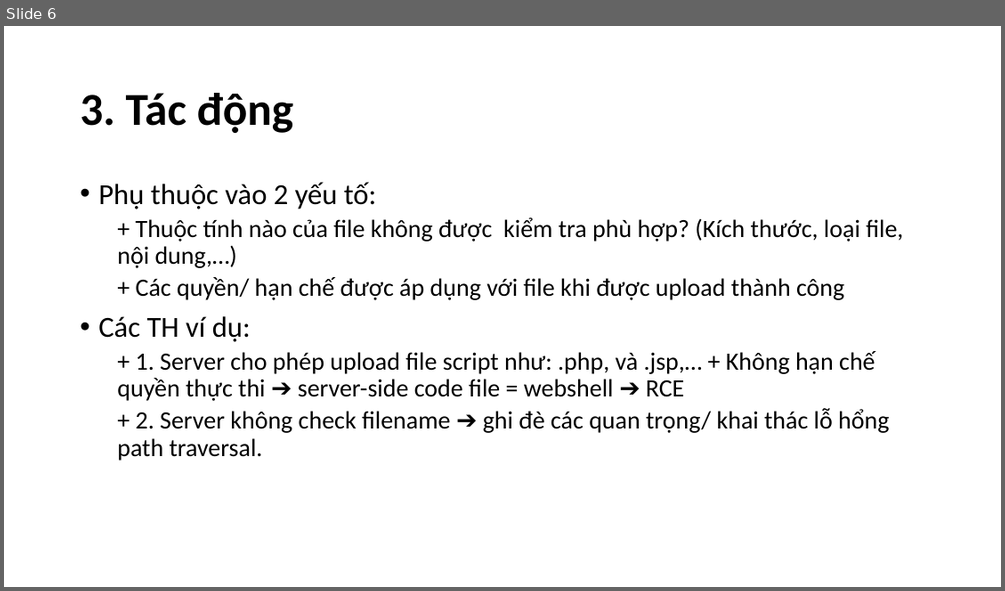
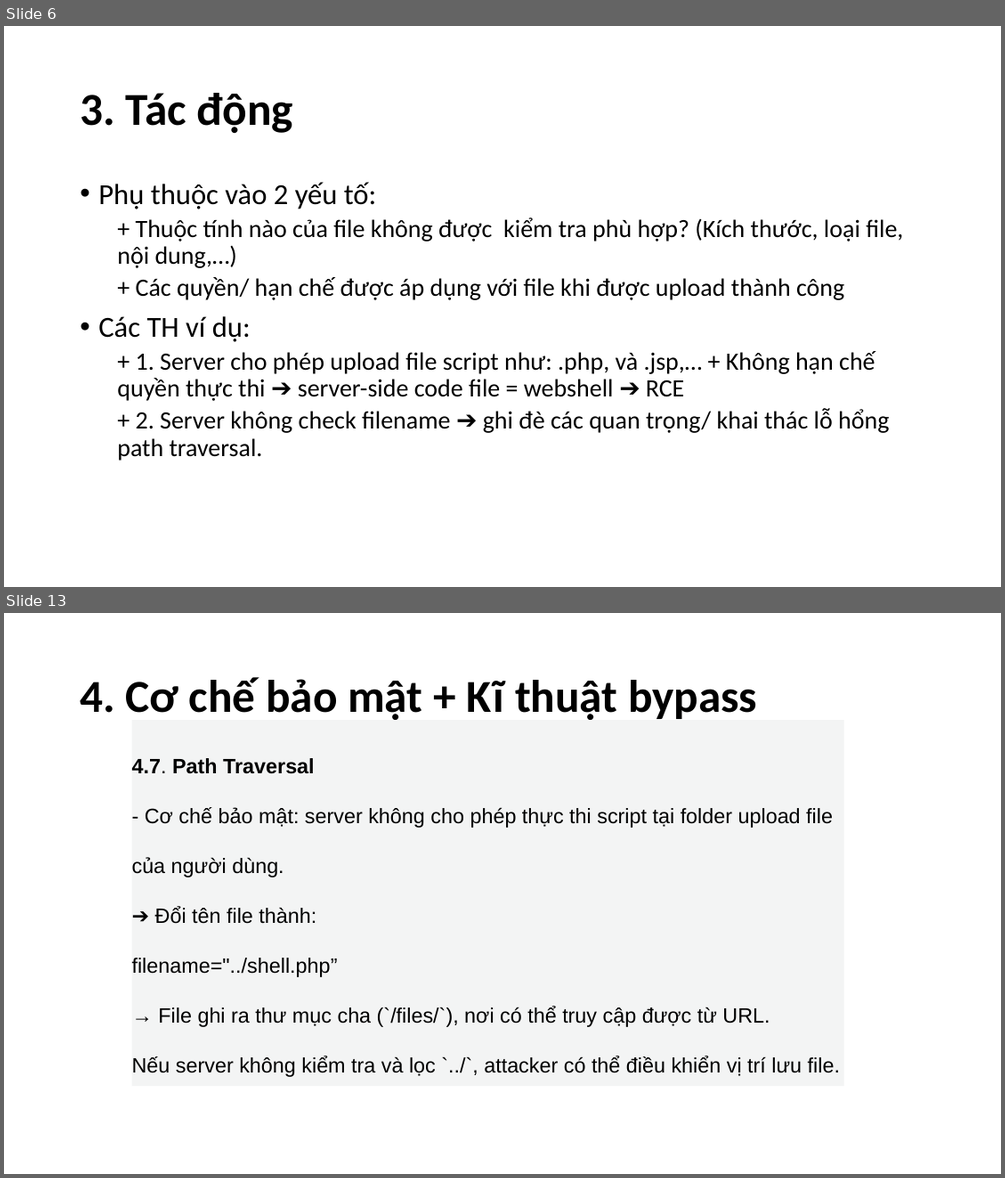
Before and after one commit to n33r9/PortSwigger_labs_note, a slide deck: week3.2.file_upload/file_upload.pptx. Shown one above the other, each under a label of ours: slide 6 before the commit, slides 6 and 13 after it; the slides between them are not shown. The pictures are 1005x591 and 1005x1178 pixels, drawn with LibreOffice and Linux fonts; fonts in the diff are those of the drawing. Boxes give left, top, right and bottom in pixels: in the first picture for what was removed or moved away, otherwise in the second. Text is boxed around its words. In the diff, an @@ line names an element or a change of style, - is before the commit and + after.

```diff
--- a/week3.2.file_upload/file_upload.pptx
+++ b/week3.2.file_upload/file_upload.pptx
@@ slide 13 added at (x1=4, y1=613, x2=1001, y2=1174), background #FFFFFF @@
@@ title added at (x1=80, y1=677, x2=757, y2=720), 44 pt, text #000000, bold @@
+4. Cơ chế bảo mật + Kĩ thuật bypass
@@ text added at (x1=132, y1=716, x2=844, y2=1089), fill #F3F4F4, 20 pt, text #000000 @@
+4.7. Path Traversal
+- Cơ chế bảo mật: server không cho phép thực thi script tại folder upload file của người dùng.
+➔ Đổi tên file thành:
+filename="../shell.php”
+→ File ghi ra thư mục cha (`/files/`), nơi có thể truy cập được từ URL.
+Nếu server không kiểm tra và lọc `../`, attacker có thể điều khiển vị trí lưu file.
```
Also in this commit, not shown: 5 slides changed, 13 other slides added.
